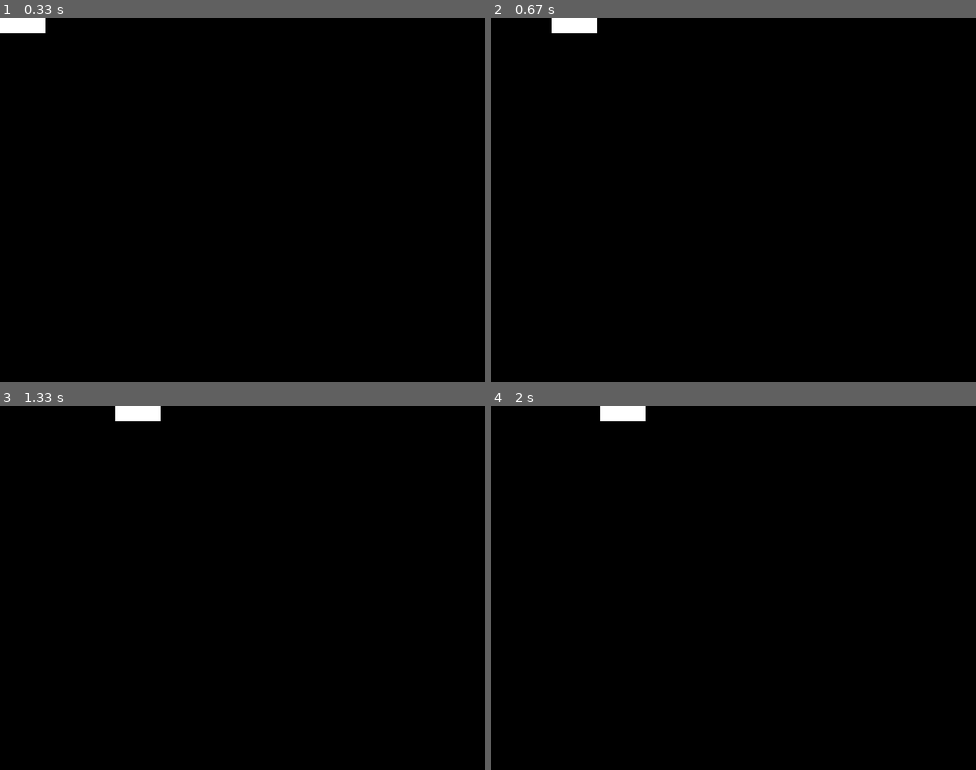
Above: before the commit, frames 1-4 (two rows, left to right).
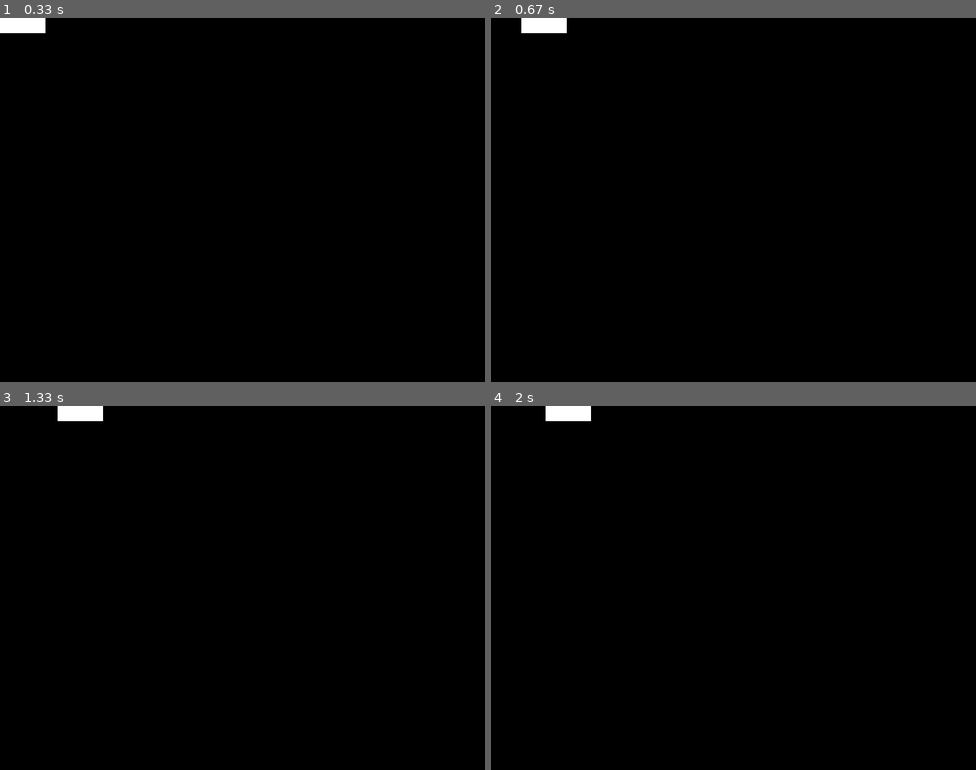
Above: after the commit, the same moments.

Repository: stormybeat/trying-pygame
Game: pygame game, started from start.py
The game is run twice, just before and just after one commit, with the same random seed, the same clock (stepped at 60 frames per second) and the same inputs.
Inputs:
- Up to frame 1 (0.33 s): no input
- Up to frame 2 (0.67 s): hold Right from 0.33 s (still down)
- Up to frame 3 (1.33 s): release Right at 0.8 s; hold Right from 1.17 s (still down)
- Up to frame 4 (2 s): release Right at 1.63 s; hold Left from 1.67 s (still down)

Frame 1 is identical in both runs. In frame 2, 0.5% of the frame differs, in the area x 6-22%, y 0-5%; in frame 3, 0.8%, in the area x 11-34%, y 0-5%; in frame 4, 0.8%.

Commit message:
Update start.py

Diff:
--- a/start.py
+++ b/start.py
@@ -89,6 +89,8 @@
 all_sprites = pygame.sprite.Group()
 all_sprites.add(player)
 
+# Setup the clock for a decent framerate
+clock = pygame.time.Clock()
 
 # Variable to keep the main loop running
 running = True
@@ -136,3 +138,6 @@
 
     # Update the display
     pygame.display.flip()
+
+    # Ensure program maintains a rate of 30 frames per second
+    clock.tick(30)
